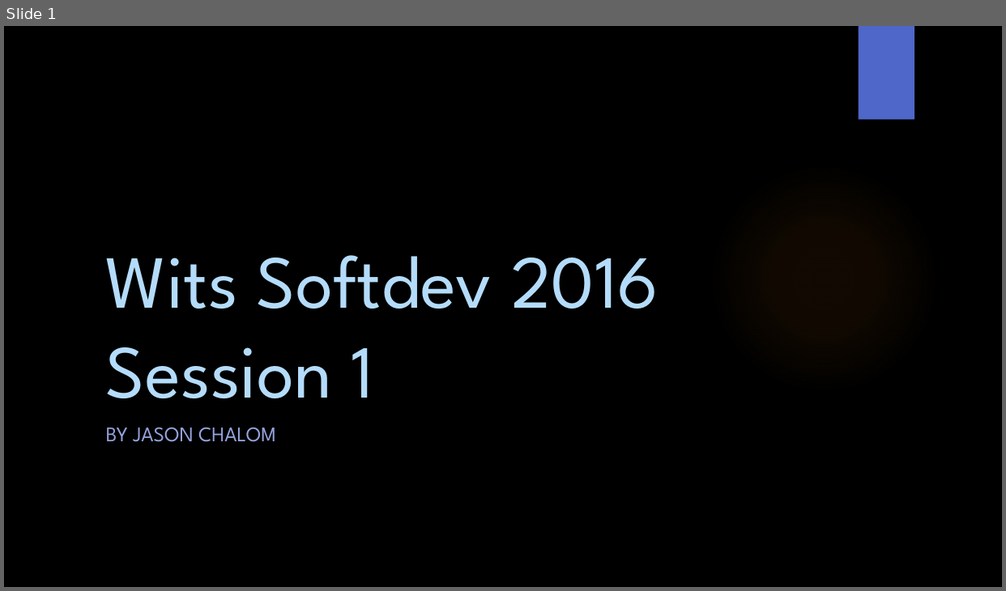
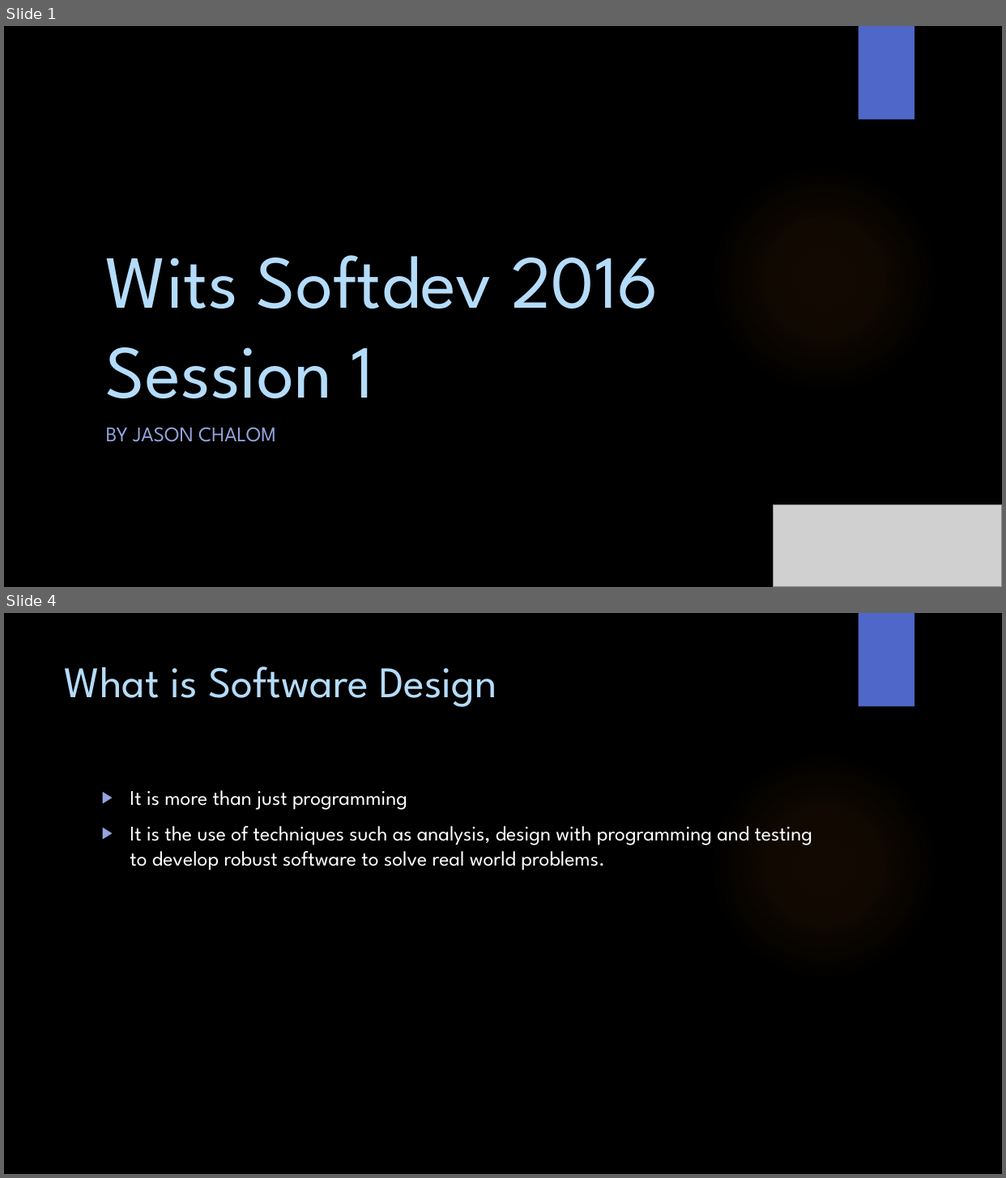
Before and after one commit to WitsSoftDev/SoftDev2016, a slide deck: Session 1/Softdev Session 1 2016.pptx. Shown one above the other, each under a label of ours: slide 1 before the commit, slides 1 and 4 after it; the slides between them are not shown. The pictures are 1006x591 and 1006x1178 pixels, drawn with LibreOffice and Linux fonts; fonts in the diff are those of the drawing; grey boxes stand for pictures; background and template pictures are left out. Boxes give left, top, right and bottom in pixels: in the first picture for what was removed or moved away, otherwise in the second. Text is boxed around its words. In the diff, an @@ line names an element or a change of style, - is before the commit and + after.

```diff
--- a/Session 1/Softdev Session 1 2016.pptx
+++ b/Session 1/Softdev Session 1 2016.pptx
@@ slide 4 added at <box>4,613,1002,1174</box>, background picture (left out); not listed: 2 template elements that a slide beside it also shows @@
@@ title added at <box>65,666,497,707</box>, 42 pt, text #B4DCFA @@
+What is Software Design
@@ text added at <box>130,790,813,871</box>, 20 pt, text #FFFFFF @@
+▶ It is more than just programming
+▶ It is the use of techniques such as analysis, design with programming and testing to develop robust software to solve real world problems.
@@ slide 1 changed as well @@
@@ picture added at <box>773,506,1002,587</box> @@
```
Also in this commit, not shown: 1 other slide changed, 13 other slides added, 1 slide removed.
